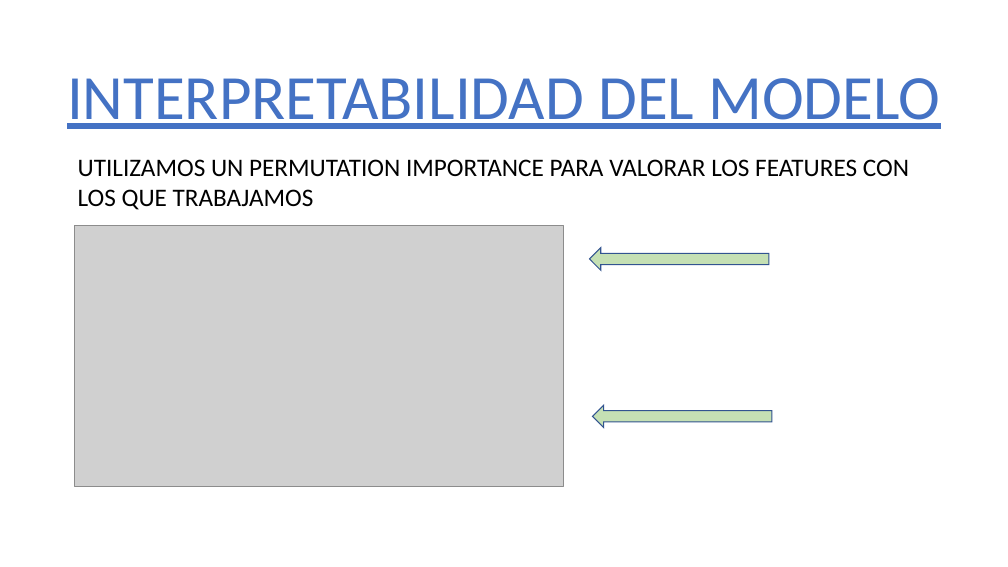
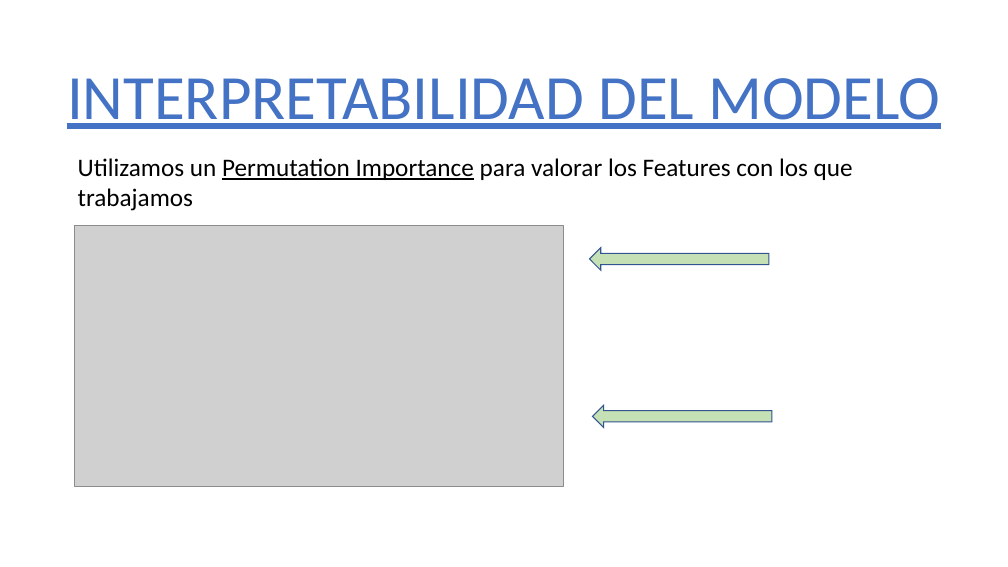
Before and after one commit to 75Engel/Estimacion_tipologia_usuarios_Servicios_Sociales_Ayto_Madrid, a slide deck: slide 13 of Presentacion_projecto.pptx. Drawn at 1008x567 pixels with LibreOffice and Linux fonts; fonts in the diff are those of the drawing; grey boxes stand for pictures; background and template pictures are left out. Boxes give left, top, right and bottom in pixels: in the first picture for what was removed or moved away, otherwise in the second. Text is boxed around its words. In the diff, an @@ line names an element or a change of style, - is before the commit and + after.

Commit message:
Ultima actualizacion

```diff
--- a/Presentacion_projecto.pptx
+++ b/Presentacion_projecto.pptx
@@ text at (x1=78, y1=158, x2=853, y2=211): text changed @@
-UTILIZAMOS UN PERMUTATION IMPORTANCE PARA VALORAR LOS FEATURES CON LOS QUE TRABAJAMOS
+Utilizamos un Permutation Importance para valorar los Features con los que trabajamos
```
